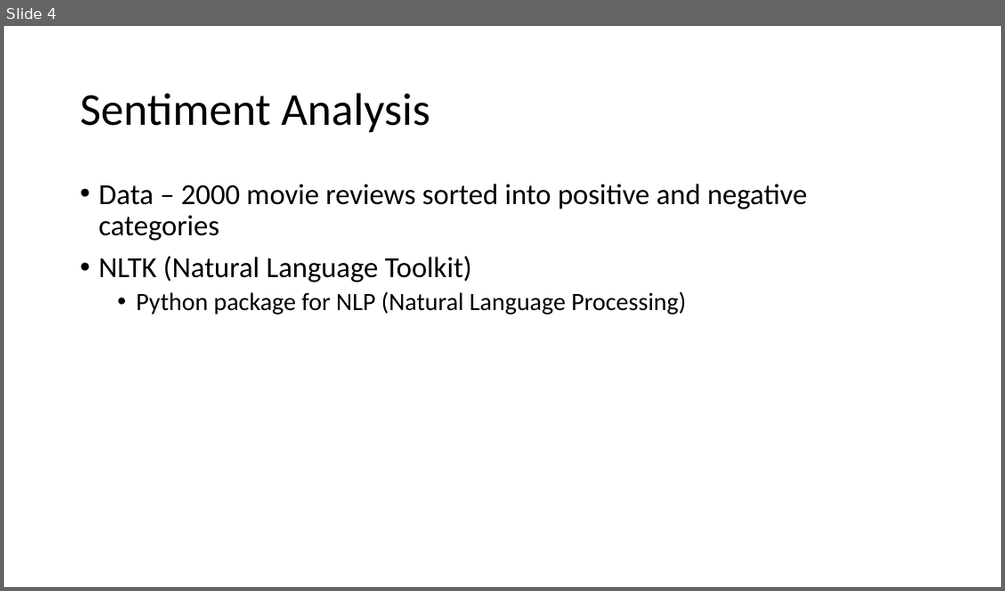
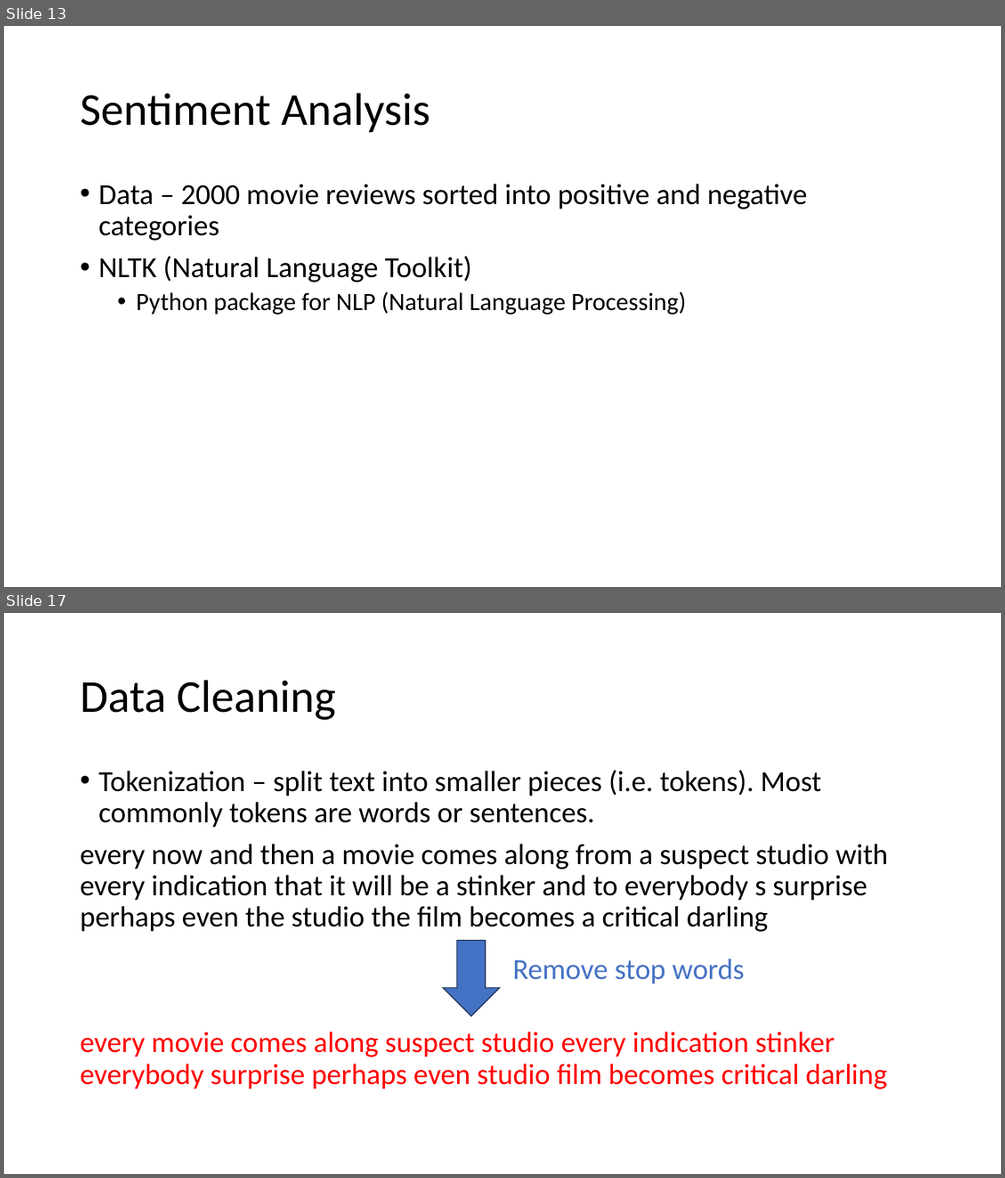
Before and after one commit to theresa-leehq/text-analysis-draft, a slide deck: Text Analysis in Python.pptx. Shown one above the other, each under a label of ours: slide 4 before the commit, slides 13 and 17 after it; the slides between them are not shown. The pictures are 1005x591 and 1005x1178 pixels, drawn with LibreOffice and Linux fonts; fonts in the diff are those of the drawing. Boxes give left, top, right and bottom in pixels: in the first picture for what was removed or moved away, otherwise in the second. Text is boxed around its words. In the diff, an @@ line names an element or a change of style, - is before the commit and + after.

Commit message:
Add files via upload
Removed topic modelling, updated Powerpoint slides, added more data.

```diff
--- a/Text Analysis in Python.pptx
+++ b/Text Analysis in Python.pptx
@@ slide 17 added at [4,613,1001,1174], background #FFFFFF @@
@@ title added at [80,680,336,720], 44 pt, text #000000 @@
+Data Cleaning
@@ text added at [80,770,888,1089], 28 pt, text #000000 @@
+• Tokenization – split text into smaller pieces (i.e. tokens). Most commonly tokens are words or sentences.
+every now and then a movie comes along from a suspect studio with every indication that it will be a stinker and to everybody s surprise perhaps even the studio the film becomes a critical darling
+every movie comes along suspect studio every indication stinker everybody surprise perhaps even studio film becomes critical darling
@@ down arrow added at [443,941,500,1016], fill #4472C4, outline #1E3256 1 pt @@
@@ text added at [513,958,744,984], 28 pt, text #4472C4 @@
+Remove stop words
@@ what was slide 4 is now slide 13 @@
```
Also in this commit, not shown: 4 slides changed, 25 other slides added, 4 slides removed, 2 other files.
